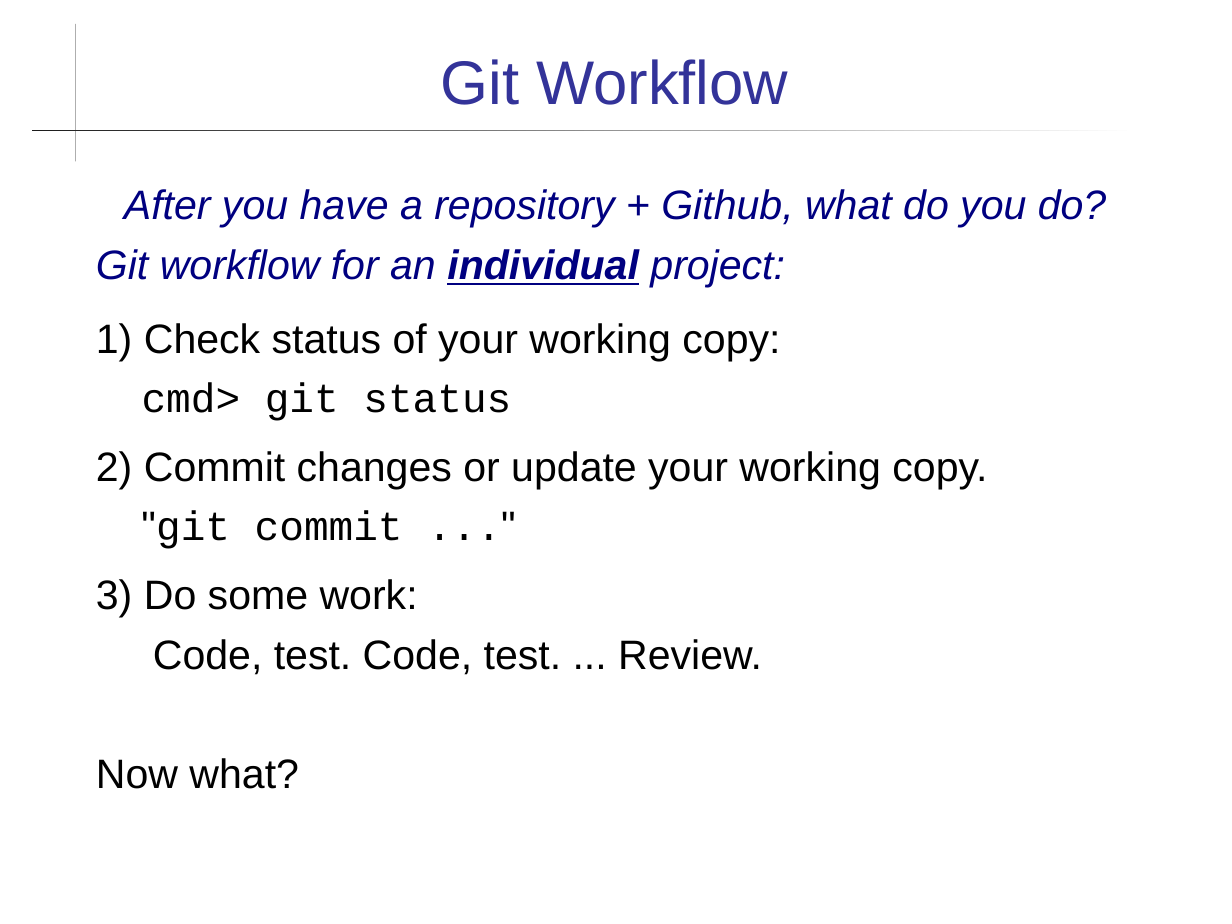
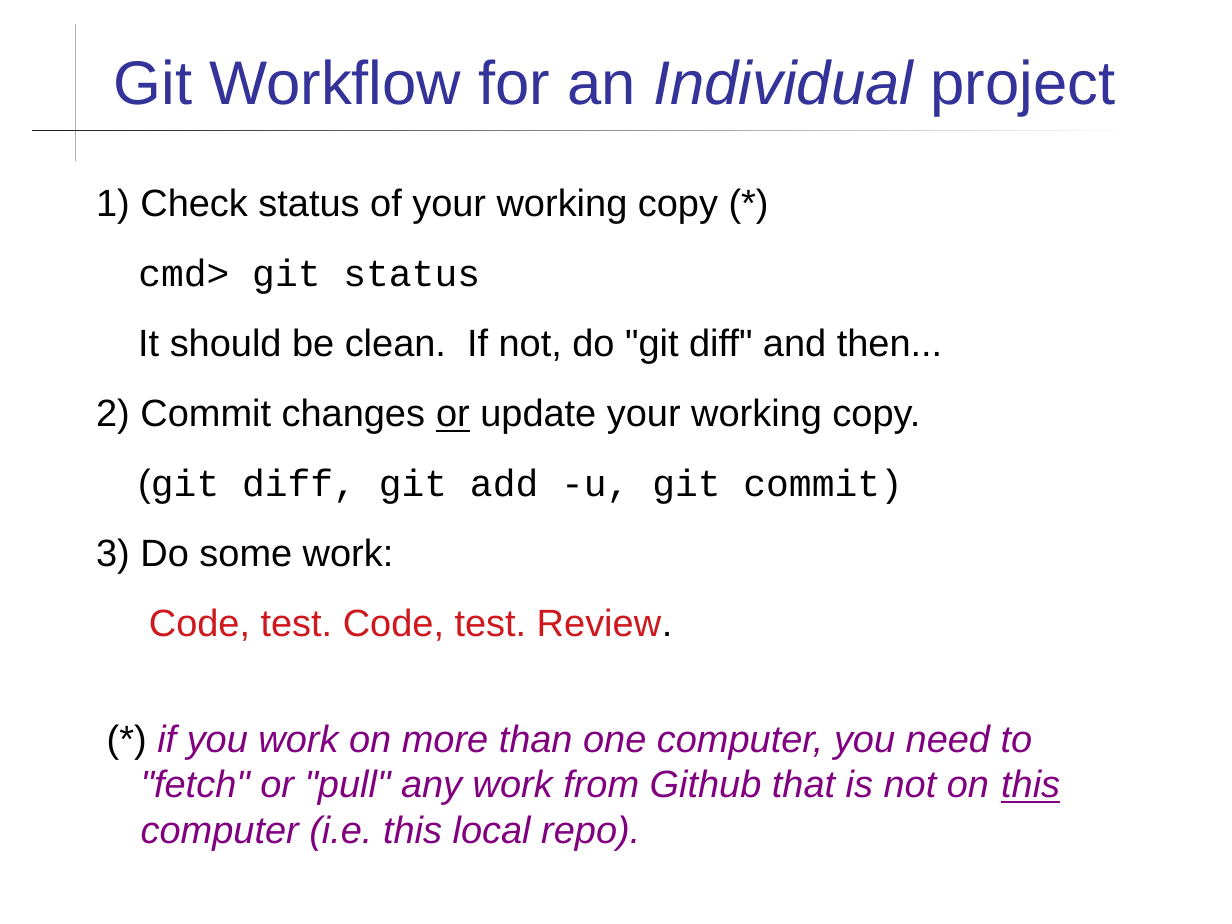
Before and after one commit to cpske/ISP, a slide deck: slide 15 of git/Using-Github.ppt (slide 13 before the commit). Drawn at 1232x924 pixels with LibreOffice and Linux fonts; fonts in the diff are those of the drawing. Boxes give left, top, right and bottom in pixels: in the first picture for what was removed or moved away, otherwise in the second. Text is boxed around its words. In the diff, an @@ line names an element or a change of style, - is before the commit and + after.

```diff
--- a/git/Using-Github.ppt
+++ b/git/Using-Github.ppt
@@ title at box(114, 59, 1116, 116): text changed @@
-Git Workflow
+Git Workflow for an Individual project
@@ text at box(96, 188, 718, 223): text changed; size 24 to 22.2 pt; text colour #000080 to #000000; italic off @@
-After you have a repository + Github, what do you do?
-Git workflow for an individual project:
-1) Check status of your working copy:
+1) Check status of your working copy (*)
@@ text at box(96, 259, 920, 573): size 24 to 22.2 pt in "cmd> git status", "2) Commit changes or update your working ...", "3) Do some work:"; underline on in "or"; more space between paragraphs @@
@@ text at box(138, 328, 942, 363): paragraph added @@
+It should be clean. If not, do "git diff" and then...
@@ text at box(138, 468, 903, 504): text changed; size 24 to 22.2 pt @@
-"git commit ..."
+(git diff, git add -u, git commit)
@@ text at box(141, 608, 1060, 850): text changed; size 24 to 22.2 pt; text colour #000000 to #800080; italic on @@
-Code, test. Code, test. ... Review.
-Now what?
+Code, test. Code, test. Review.
+(*) if you work on more than one computer, you need to "fetch" or "pull" any work from Github that is not on this computer (i.e. this local repo).
```
Also in this commit, not shown: 12 other slides changed, 2 slides added, 28 other files.
